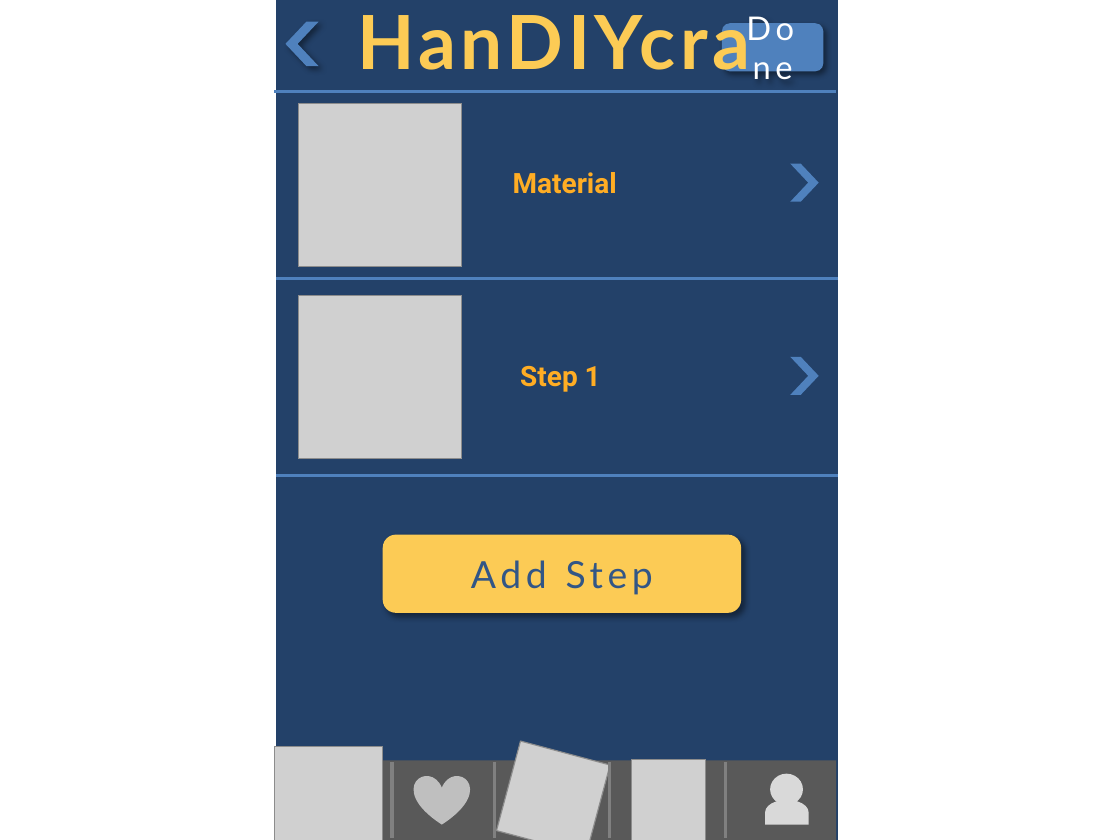
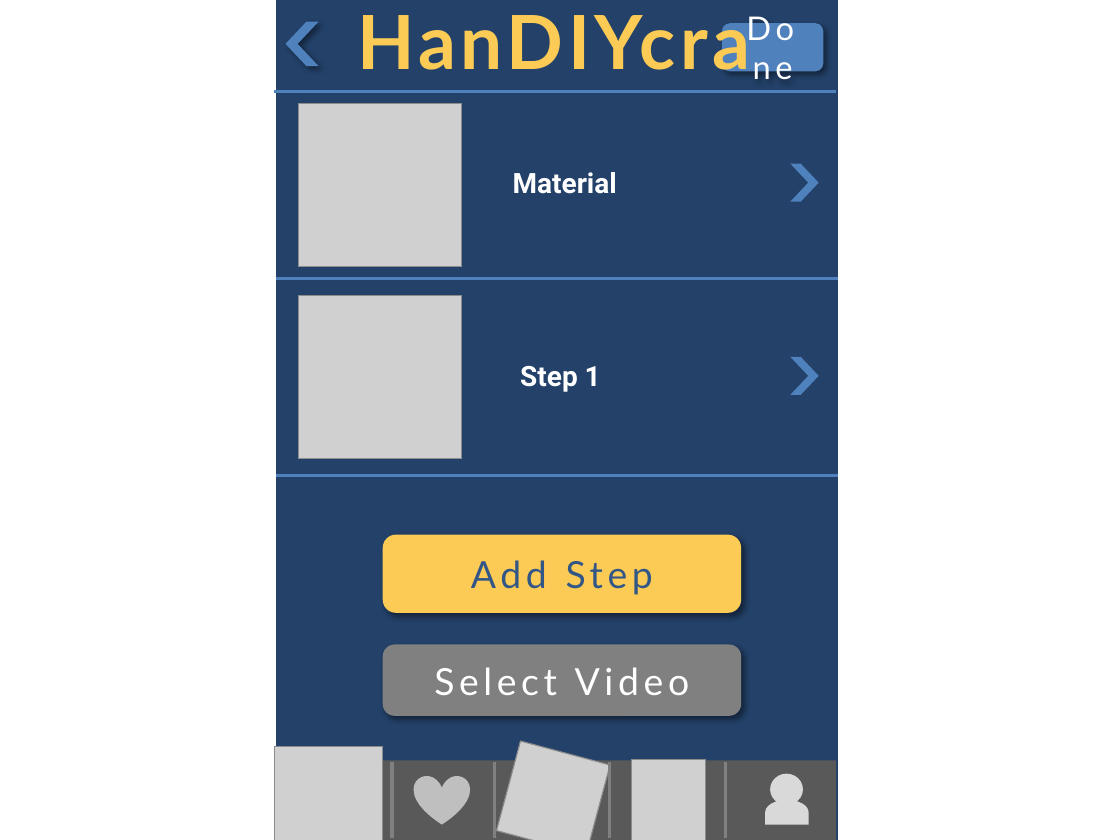
Before and after one commit to asciidaitoon/HanDIYcraft, a slide deck: slide 53 of GUI/HanDIYcraft-Mobile Detailed GUI Design-V.1.0.pptx (slide 52 before the commit). Drawn at 1120x840 pixels with LibreOffice and Linux fonts; fonts in the diff are those of the drawing; grey boxes stand for pictures. Boxes give left, top, right and bottom in pixels: in the first picture for what was removed or moved away, otherwise in the second. Text is boxed around its words. In the diff, an @@ line names an element or a change of style, - is before the commit and + after.

```diff
--- a/GUI/HanDIYcraft-Mobile Detailed GUI Design-V.1.0.pptx
+++ b/GUI/HanDIYcraft-Mobile Detailed GUI Design-V.1.0.pptx
@@ text "Material" at bbox=[513, 172, 617, 194]: text colour #FFAD24 to #FFFFFF @@
@@ text "Step 1" at bbox=[520, 366, 601, 392]: text colour #FFAD24 to #FFFFFF @@
@@ rounded rectangle added at bbox=[383, 644, 741, 716], fill #808080, 24 pt, text #FFFFFF @@
+Select Video
```
Also in this commit, not shown: 19 other slides changed, 4 slides added, 2 slides removed, 35 other files.
